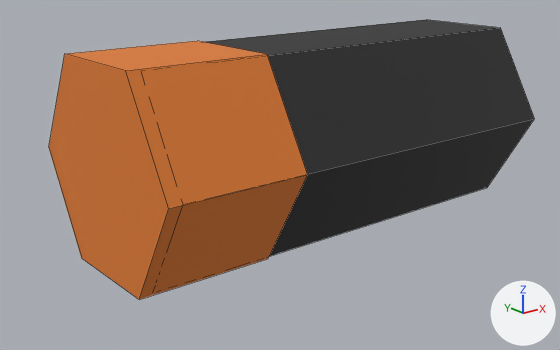
Two versions of the FBX model art/fbx/battery.fbx, one commit apart.
Rendered twice from a 50 mm lens placed at (-0.228, -0.259, 0.087), pointed at (-0.018, 0.003, -0.018). Every picture has the same lights, and +X, +Y and +Z are marked at lower right. The first picture is the older version. Mesh edges are drawn as thin lines. Where no turn or scale is listed for an object, it has been applied to the vertices.

Names of what the first picture shows: 'battery'.
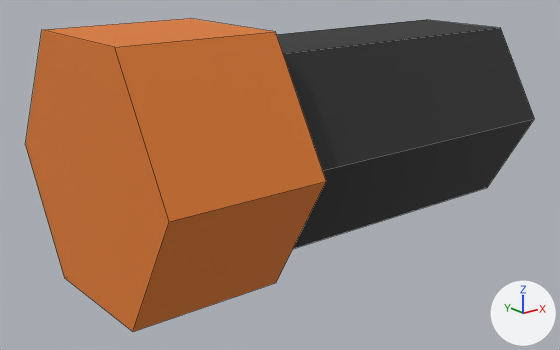
Location of each change, [x1, y1, x2, y2] in pixels of the pictures (560 x 350 px; the box of a moved part takes in the faces that stretch with it):
'battery', reshaped (12% taller): before [49, 20, 535, 299]; after [25, 18, 535, 332]
part 1 of me_battery, moved or reshaped: before [49, 41, 308, 299]; after [25, 18, 326, 332]

What changed in the scene script:
```text
Change me_battery:
    used by ob_battery; location = (0.0, 0.0, 0.0)
    remove me_battery.from_pydata(...)  # 24 vertices, 16 faces; spans x -0.106..0.1, y -0.049..0.049, z -0.042..0.042
    add me_battery.from_pydata(...)  # 24 vertices, 16 faces; spans x -0.112..0.1, y -0.059..0.059, z -0.051..0.051
    me_battery part 1: the loose piece of 12 vertices spanning x -0.106..-0.046, y -0.049..0.049, z -0.042..0.042 is scaled about its middle by (1.1, 1.21, 1.21), then moved by (-0.003, 0.0, 0.0)
```
